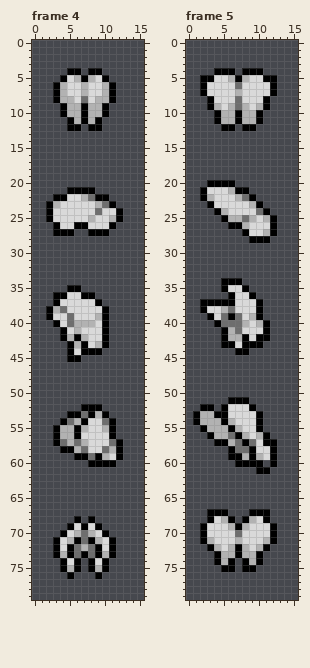
A pixel-art file gets an edit: assets/texture/butterfly_16px/butterfly.aseprite. That is the earlier state.
16x80 pixels, 5 frames. Shown: frame 4, frame 5. The commit also changed other frames, which this record leaves out.
The same view after the edit:
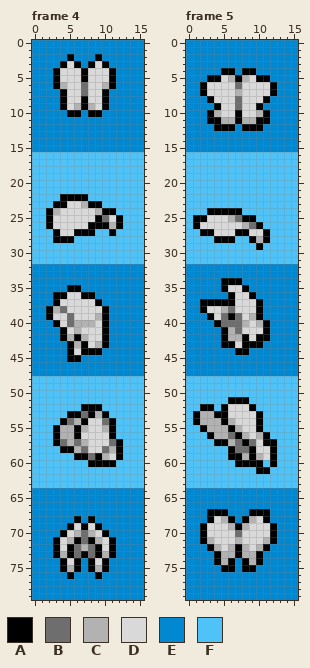
Palette (. is transparent): A #000000  B #6e6e6e  C #b2b2b2  D #d9d9d9  E #0288d1  F #4fc3f7
Change:
layer "sky Copy" added
Frame 4, layers "spritesheet", "sky Copy":
y 0..1: x 0..15 ................ -> EEEEEEEEEEEEEEEE
y 2: x 0..15 ................ -> EEEEEAEEEAEEEEEE
y 3: x 0..15 ................ -> EEEEADAEADAEEEEE
y 4: x 0..15 .....AA.AA...... -> EEEADDDADDDAEEEE
y 5: x 0..4 ....A -> EEEAD; x 6 C -> D; x 8 C -> D; x 10..15 A..... -> DAEEEE
y 6: x 0..2 ... -> EEE; x 7 C -> B; x 12..15 .... -> EEEE
y 7: x 0..4 ...AC -> EEEEA; x 7 C -> B; x 10..15 CA.... -> AEEEEE
y 8: x 0..5 ...ACC -> EEEEAD; x 7 B -> A; x 9..15 CCA.... -> DAEEEEE
y 9: x 0..3 .... -> EEEE; x 5 C -> D; x 9 C -> D; x 11..15 ..... -> EEEEE
y 10: x 0..15 ....ACCACCA..... -> EEEEEAAEAAEEEEEE
y 11: x 0..15 .....ACACA...... -> EEEEEEEEEEEEEEEE
y 12: x 0..15 .....AA.AA...... -> EEEEEEEEEEEEEEEE
y 13..15: x 0..15 ................ -> EEEEEEEEEEEEEEEE
y 16..20: x 0..15 ................ -> FFFFFFFFFFFFFFFF
y 21: x 0..15 .....AAAA....... -> FFFFFFFFFFFFFFFF
y 22: x 0..3 ...A -> FFFF; x 5..15 DDCBAA..... -> AAAFFFFFFFF
y 23: x 0..4 ..ACD -> FFFAA; x 7..15 DDCBA.... -> CAAFFFFFF
y 24: x 0..1 .. -> FF; x 3 D -> C; x 9..15 BDDA... -> CAAFFFF
y 25: x 0..1 .. -> FF; x 8..11 CDDC -> DABD; x 13..15 ... -> FFF
y 26: x 0..3 ...A -> FFAD; x 6..15 AADDDA.... -> DDAAACAFFF
y 27: x 0..2 ... -> FFF; x 4..7 AA.. -> DDAA; x 9..15 AA..... -> FFAFFFF
y 28: x 0..15 ................ -> FFFAAAFFFFFFFFFF
y 29..31: x 0..15 ................ -> FFFFFFFFFFFFFFFF
y 32..34: x 0..15 ................ -> EEEEEEEEEEEEEEEE
y 35: x 0..4 ..... -> EEEEE; x 7..15 ......... -> EEEEEEEEE
y 36: x 0..2 ... -> EEE; x 9..15 ....... -> EEEEEEE
y 37: x 0..2 ... -> EEE; x 10..15 ...... -> EEEEEE
y 38..39: x 0..1 .. -> EE; x 11..15 ..... -> EEEEE
y 40: x 0..2 ... -> EEE; x 11..15 ..... -> EEEEE
y 41..42: x 0..3 .... -> EEEE; x 11..15 ..... -> EEEEE
y 43: x 0..4 ..... -> EEEEE; x 11..15 ..... -> EEEEE
y 44: x 0..4 ..... -> EEEEE; x 10..15 ...... -> EEEEEE
y 45: x 0..4 ..... -> EEEEE; x 7..15 ......... -> EEEEEEEEE
y 46..47: x 0..15 ................ -> EEEEEEEEEEEEEEEE
y 48..51: x 0..15 ................ -> FFFFFFFFFFFFFFFF
y 52: x 0..6 ....... -> FFFFFFF; x 10..15 ...... -> FFFFFF
y 53: x 0..4 ..... -> FFFFF; x 11..15 ..... -> FFFFF
y 54: x 0..3 .... -> FFFF; x 12..15 .... -> FFFF
y 55..56: x 0..2 ... -> FFF; x 12..15 .... -> FFFF
y 57: x 0..2 ... -> FFF; x 13..15 ... -> FFF
y 58: x 0..3 .... -> FFFF; x 13..15 ... -> FFF
y 59: x 0..5 ...... -> FFFFFF; x 13..15 ... -> FFF
y 60: x 0..7 ........ -> FFFFFFFF; x 12..15 .... -> FFFF
y 61..63: x 0..15 ................ -> FFFFFFFFFFFFFFFF
y 64..67: x 0..15 ................ -> EEEEEEEEEEEEEEEE
y 68: x 0..5 ...... -> EEEEEE; x 7 . -> E; x 9..15 ....... -> EEEEEEE
y 69: x 0..4 ..... -> EEEEE; x 10..15 ...... -> EEEEEE
y 70: x 0..3 .... -> EEEE; x 11..15 ..... -> EEEEE
y 71..73: x 0..2 ... -> EEE; x 12..15 .... -> EEEE
y 74..75: x 0..3 .... -> EEEE; x 7 . -> E; x 11..15 ..... -> EEEEE
y 76: x 0..4 ..... -> EEEEE; x 6..8 ... -> EEE; x 10..15 ...... -> EEEEEE
y 77..79: x 0..15 ................ -> EEEEEEEEEEEEEEEE
Frame 5, layers "spritesheet", "sky Copy":
y 0..3: x 0..15 ................ -> EEEEEEEEEEEEEEEE
y 4: x 0..4 ....A -> EEEEE; x 7 . -> E; x 10..15 A..... -> EEEEEE
y 5: x 0..2 ..A -> EEE; x 4 D -> A; x 10 D -> A; x 12..15 A... -> EEEE
y 6..7: x 0..1 .. -> EE; x 13..15 ... -> EEE
y 8: x 0..2 ... -> EEE; x 12..15 .... -> EEEE
y 9: x 0..4 ...AC -> EEEEA; x 6 C -> D; x 8 C -> D; x 10..15 CA.... -> AEEEEE
y 10: x 0..6 ....ACC -> EEEACDD; x 8..15 CCA..... -> DDCAEEEE
y 11: x 0..3 .... -> EEEA; x 11..15 ..... -> AEEEE
y 12: x 0..4 ..... -> EEEEA; x 7 . -> E; x 10..15 ...... -> AEEEEE
y 13..15: x 0..15 ................ -> EEEEEEEEEEEEEEEE
y 16..19: x 0..15 ................ -> FFFFFFFFFFFFFFFF
y 20: x 0..15 ...AAAA......... -> FFFFFFFFFFFFFFFF
y 21: x 0..15 ..ADDDCAA....... -> FFFFFFFFFFFFFFFF
y 22: x 0..15 ..ACDDDCBA...... -> FFFFFFFFFFFFFFFF
y 23: x 0..15 ...ADDDDDCA..... -> FFFFFFFFFFFFFFFF
y 24: x 0..3 .... -> FFFA; x 5..15 CDDDDBA.... -> AAAFFFFFFFF
y 25: x 0..5 .....A -> FAADDD; x 7..15 CBCDCA... -> BAAFFFFFF
y 26: x 0..7 ......AA -> FADDDDDD; x 9..15 DDDA... -> BAFFFFF
y 27: x 0..7 ........ -> FFAADDDA; x 11..15 CA... -> AFFFF
y 28: x 0..8 ......... -> FFFFAAAFF; x 10 A -> C; x 12..15 .... -> FFFF
y 29: x 0..15 ................ -> FFFFFFFFFFAFFFFF
y 30..31: x 0..15 ................ -> FFFFFFFFFFFFFFFF
y 32..33: x 0..15 ................ -> EEEEEEEEEEEEEEEE
y 34: x 0..4 ..... -> EEEEE; x 8..15 ........ -> EEEEEEEE
y 35: x 0..4 ..... -> EEEEE; x 9..15 ....... -> EEEEEEE
y 36: x 0..5 ...... -> EEEEEE; x 10..15 ...... -> EEEEEE
y 37..38: x 0..1 .. -> EE; x 11..15 ..... -> EEEEE
y 39: x 0..2 ... -> EEE; x 11..15 ..... -> EEEEE
y 40: x 0..3 .... -> EEEE; x 12..15 .... -> EEEE
y 41..42: x 0..4 ..... -> EEEEE; x 12..15 .... -> EEEE
y 43: x 0..4 ..... -> EEEEE; x 11..15 ..... -> EEEEE
y 44: x 0..6 ....... -> EEEEEEE; x 9..15 ....... -> EEEEEEE
y 45..47: x 0..15 ................ -> EEEEEEEEEEEEEEEE
y 48..50: x 0..15 ................ -> FFFFFFFFFFFFFFFF
y 51: x 0..5 ...... -> FFFFFF; x 9..15 ....... -> FFFFFFF
y 52: x 0..1 .. -> FF; x 4 . -> F; x 10..15 ...... -> FFFFFF
y 53..54: x 0 . -> F; x 11..15 ..... -> FFFFF
y 55: x 0..1 .. -> FF; x 11..15 ..... -> FFFFF
y 56: x 0..2 ... -> FFF; x 12..15 .... -> FFFF
y 57: x 0..3 .... -> FFFF; x 13..15 ... -> FFF
y 58..59: x 0..5 ...... -> FFFFFF; x 13..15 ... -> FFF
y 60: x 0..6 ....... -> FFFFFFF; x 11 . -> F; x 13..15 ... -> FFF
y 61: x 0..9 .......... -> FFFFFFFFFF; x 12..15 .... -> FFFF
y 62..63: x 0..15 ................ -> FFFFFFFFFFFFFFFF
y 64..66: x 0..15 ................ -> EEEEEEEEEEEEEEEE
y 67: x 0..2 ... -> EEE; x 6..8 ... -> EEE; x 12..15 .... -> EEEE
y 68: x 0..2 ... -> EEE; x 7 . -> E; x 12..15 .... -> EEEE
y 69..71: x 0..1 .. -> EE; x 13..15 ... -> EEE
y 72: x 0..2 ... -> EEE; x 12..15 .... -> EEEE
y 73: x 0..3 .... -> EEEE; x 11..15 ..... -> EEEEE
y 74: x 0..3 .... -> EEEE; x 7 . -> E; x 11..15 ..... -> EEEEE
y 75: x 0..4 ..... -> EEEEE; x 7 . -> E; x 10..15 ...... -> EEEEEE
y 76..79: x 0..15 ................ -> EEEEEEEEEEEEEEEE
Changed places in both pictures, as pixel boxes (x1, y1, x2, y2):
changed: (32, 40, 144, 600)
changed: (186, 40, 298, 600)
